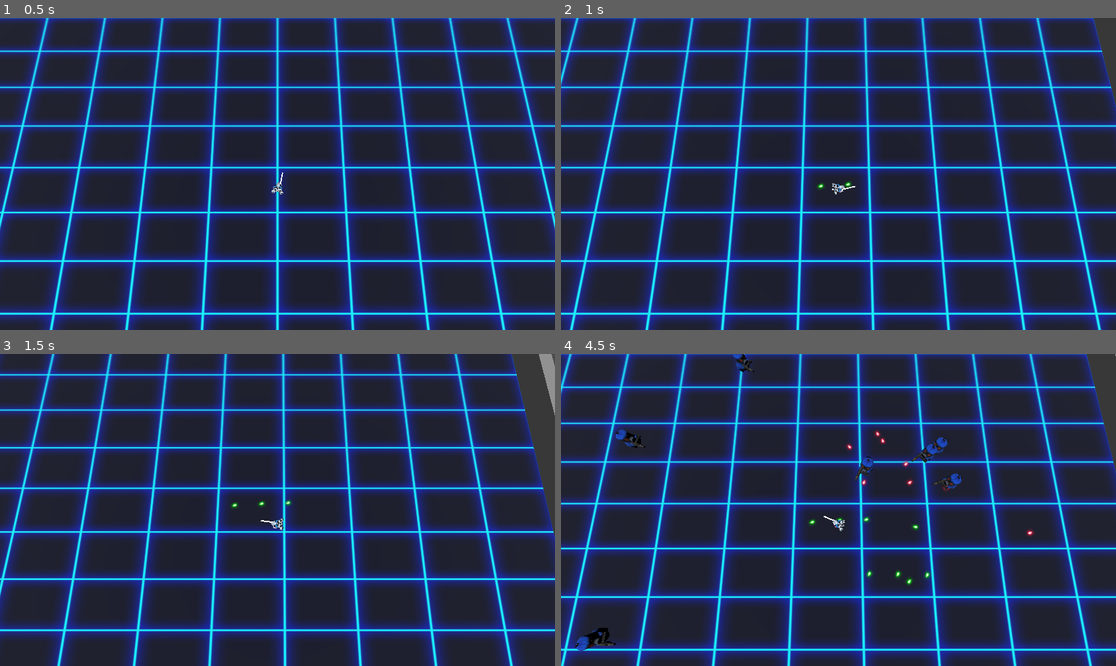
Above: before the commit, frames 1-4 (two rows, left to right).
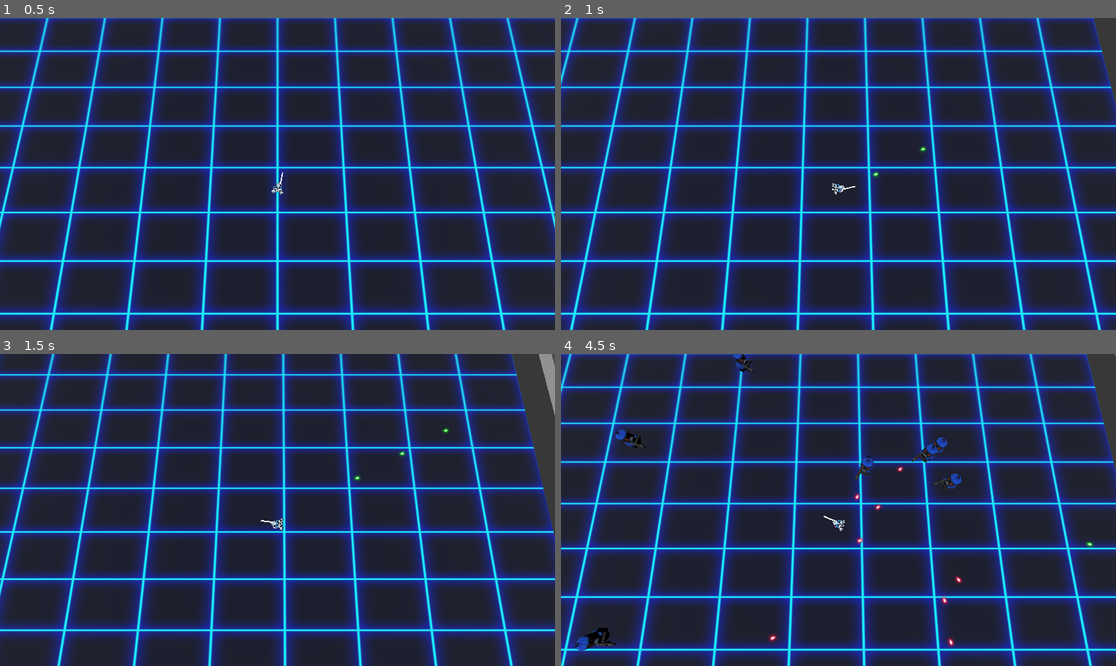
Above: after the commit, the same moments.

Repository: DarkAngelZT/Shooter-DPPO
Game: Godot game, scene res://scene/main_scene.tscn
Same seed, same stepped clock (60 frames per second), same inputs: the game is played once before the commit and once after it.
Inputs (mouse positions are in pixels of both pictures, inside the frame that each line leads up to):
- Up to frame 1 (0.5 s): no input
- Up to frame 2 (1 s): move the mouse to (960, 158) at 0.52 s; press the mouse at (960, 158) at 0.53 s; hold D (move_right) from 0.53 s (still down)
- Up to frame 3 (1.5 s): move the mouse to (166, 525) at 1.27 s; release D (move_right) at 1.28 s; release the mouse at (166, 525) at 1.28 s; hold S (move_back) from 1.28 s (still down); click (166, 525) at 1.35 s
- Up to frame 4 (4.5 s): move the mouse to (894, 441) at 2.02 s; release S (move_back) at 2.03 s; press the mouse at (894, 441) at 2.03 s; hold D (move_right) 2.03-2.78 s; tap Mouse wheel down (zoom_in) at 2.1 s; move the mouse to (810, 572) at 2.77 s; release the mouse at (810, 572) at 2.78 s; hold W (move_forward) 2.78-3.53 s; tap Mouse wheel up (zoom_out) at 2.85 s; click (810, 572) at 3.05 s; move the mouse to (1005, 556) at 3.52 s; hold Z 3.53-4.28 s; hold A (move_left) from 3.53 s (still down); click (1005, 556) at 3.8 s; move the mouse to (672, 463) at 4.27 s; tap X at 4.35 s

Frame 1 is identical in both runs. In frame 2, less than 0.1% of the frame differs, in the area x 46-66%, y 40-55%; in frame 3, 0.1%; in frame 4, 0.6%, in the area x 37-96%, y 24-94%.
Error before the commit: Invalid access to property or key 'bullet_speed' on a base object of type 'Resource (GameSettings)'. (res://scripts/Bullet.gd:14)

Commit message:
read bullet speed

Diff:
--- a/assets/nodes/minion_01.tscn
+++ b/assets/nodes/minion_01.tscn
@@ -44,8 +44,9 @@
 time_horizon_obstacles = 0.1
 max_speed = 5.0
 
-[node name="BehaviourTree" parent="." node_paths=PackedStringArray("blackboard") instance=ExtResource("5_bh4oe")]
+[node name="BehaviourTree" parent="." node_paths=PackedStringArray("blackboard", "actor") instance=ExtResource("5_bh4oe")]
 blackboard = NodePath("../Blackboard")
+actor = NodePath("..")
 
 [node name="Blackboard" type="Node" parent="."]
 script = ExtResource("5_jgn37")
--- a/assets/nodes/player.tscn
+++ b/assets/nodes/player.tscn
@@ -22,17 +22,17 @@
 transform = Transform3D(-1, 0, -8.74228e-08, 0, 1, 0, 8.74228e-08, 0, -1, 0, 0, 0)
 
 [node name="Skeleton3D" parent="GDbotSkin/gdbot/Armature" index="0"]
-bones/2/position = Vector3(0.019162, -1.6752e-09, 0.531469)
-bones/2/rotation = Quaternion(0.064279, 0.705233, 0.704179, 0.0514483)
-bones/3/rotation = Quaternion(1, 8.49333e-12, -7.92225e-08, -2.92975e-11)
-bones/4/rotation = Quaternion(-0.057723, -0.262648, -0.095363, 0.958431)
-bones/5/rotation = Quaternion(0.117534, 6.18699e-08, -2.19889e-08, 0.993069)
-bones/7/rotation = Quaternion(-0.12475, 0.0855993, 0.0634892, 0.986448)
-bones/8/rotation = Quaternion(0.24429, -5.95446e-08, 8.07916e-08, 0.969702)
-bones/10/rotation = Quaternion(-0.55557, -0.421721, -0.447845, 0.559399)
-bones/11/rotation = Quaternion(4.11465e-10, 2.21883e-08, -0.00176308, 0.999999)
+bones/2/position = Vector3(-0.00544111, 4.75677e-10, 0.525791)
+bones/2/rotation = Quaternion(-0.0345709, 0.706567, 0.70626, -0.0276606)
+bones/3/rotation = Quaternion(1, -1.90022e-10, -7.73607e-08, 7.48823e-12)
+bones/4/rotation = Quaternion(-0.208271, -0.112423, -0.0727769, 0.968859)
+bones/5/rotation = Quaternion(0.282438, 4.82414e-08, -7.98993e-08, 0.959286)
+bones/7/rotation = Quaternion(-0.04743, 0.233022, 0.0975044, 0.966408)
+bones/8/rotation = Quaternion(0.198423, -3.42144e-08, 6.39747e-08, 0.980116)
+bones/10/rotation = Quaternion(-0.5072, -0.511523, -0.474529, 0.505881)
+bones/11/rotation = Quaternion(-6.74028e-09, 2.22092e-08, -0.210063, 0.977688)
 bones/13/rotation = Quaternion(0.0819346, 1.62373e-07, 6.18589e-09, 0.996638)
-bones/14/rotation = Quaternion(-0.0819251, 0.00124329, 0.0151231, 0.996523)
+bones/14/rotation = Quaternion(-0.0819166, -0.0017174, -0.0208901, 0.996419)
 bones/16/rotation = Quaternion(-0.362118, -0.311101, -0.735239, -0.481156)
 bones/17/rotation = Quaternion(-0.0469922, -0.00499917, -0.077987, 0.995834)
 bones/19/rotation = Quaternion(-0.391114, -0.0079801, -0.00129221, 0.920307)
@@ -45,11 +45,11 @@
 bones/26/rotation = Quaternion(-0.277506, -2.58292e-09, -9.82245e-08, 0.960724)
 bones/27/rotation = Quaternion(-0.293954, 0.794438, -0.105766, 0.520838)
 bones/28/rotation = Quaternion(-0.277506, -3.63708e-07, -5.31396e-07, 0.960724)
-bones/29/rotation = Quaternion(-0.632738, -0.242517, -0.702192, 0.21853)
-bones/30/rotation = Quaternion(-1.45786e-08, 3.01495e-08, -0.454697, 0.890646)
-bones/32/rotation = Quaternion(0.0227332, -0.04672, -0.436942, 0.897988)
-bones/33/rotation = Quaternion(-0.504805, 0.511277, 0.479524, 0.503809)
-bones/34/rotation = Quaternion(4.45644e-09, 6.07873e-09, 0.350871, 0.936424)
+bones/29/rotation = Quaternion(-0.699732, -0.21442, -0.639857, 0.234485)
+bones/30/rotation = Quaternion(-1.75818e-08, 8.73362e-09, -0.392256, 0.919856)
+bones/32/rotation = Quaternion(-0.0199051, 0.0399696, -0.445342, 0.894247)
+bones/33/rotation = Quaternion(-0.533188, 0.470898, 0.459149, 0.532117)
+bones/34/rotation = Quaternion(6.36639e-11, 5.12601e-09, 0.00175514, 0.999999)
 bones/37/rotation = Quaternion(-0.646856, -0.0339925, 0.761831, 0.00599861)
 bones/38/rotation = Quaternion(0.126977, -0.010998, 0.77186, 0.622887)
 bones/40/rotation = Quaternion(-0.391114, 0.00798011, 0.00129221, 0.920307)
@@ -62,15 +62,15 @@
 bones/47/rotation = Quaternion(-0.277506, -2.36655e-08, 1.00422e-07, 0.960724)
 bones/48/rotation = Quaternion(-0.293954, -0.794438, 0.105766, 0.520838)
 bones/49/rotation = Quaternion(-0.277506, 3.69605e-07, 5.06519e-07, 0.960724)
-bones/50/rotation = Quaternion(-0.715802, 0.213197, 0.617299, 0.247217)
-bones/51/rotation = Quaternion(2.05626e-08, -3.30479e-09, 0.373084, 0.927798)
-bones/53/rotation = Quaternion(-0.0322415, -0.0662611, 0.436343, 0.896758)
+bones/50/rotation = Quaternion(-0.654941, 0.229761, 0.685634, 0.219475)
+bones/51/rotation = Quaternion(-6.8079e-09, 2.19525e-08, 0.436117, 0.89989)
+bones/53/rotation = Quaternion(0.0102038, 0.0204895, 0.445669, 0.894905)
 bones/54/rotation = Quaternion(0, 0, 0.147009, 0.989135)
 bones/58/rotation = Quaternion(0, 0, -0.15168, 0.98843)
-bones/59/position = Vector3(-1.26871e-08, -4.31796e-09, 4.78622e-08)
+bones/59/position = Vector3(-6.12445e-08, 2.4956e-08, 2.42518e-07)
 
 [node name="BoneAttachment3D" parent="GDbotSkin/gdbot/Armature/Skeleton3D" index="1"]
-transform = Transform3D(-0.149415, -0.153741, -0.976749, -0.978789, 0.163036, 0.124065, 0.140172, 0.974568, -0.17484, -0.198071, 0.607998, -0.0383839)
+transform = Transform3D(-0.136538, 0.0985246, -0.985723, -0.974618, 0.164847, 0.151477, 0.177418, 0.981386, 0.0735158, -0.175222, 0.607336, 0.00706367)
 
 [node name="gun" parent="GDbotSkin/gdbot/Armature/Skeleton3D/BoneAttachment3D" index="0"]
 transform = Transform3D(-0.000458419, -0.00193781, 0.000186421, 0.000108882, 0.000165699, 0.00199015, -0.00194371, 0.00046631, 6.7516e-05, -0.00420558, 0.51087, -0.0439621)
--- a/scripts/Bullet.gd
+++ b/scripts/Bullet.gd
@@ -11,7 +11,6 @@
 var space_state
 # Called when the node enters the scene tree for the first time.
 func _ready():
-	speed = GameManager.instance.game_settings.bullet_speed
 	space_state = get_world_3d().direct_space_state
 
 func _physics_process(delta):
--- a/scripts/CharacterBase.gd
+++ b/scripts/CharacterBase.gd
@@ -48,6 +48,8 @@
 		bullet.basis = basis
 		bullet.direction = -global_basis.z
 
+		bullet.speed = get_bullet_speed()
+
 		bullet.hit.connect(on_bullet_hit)
 		GameManager.instance.root.add_child(bullet)
 		set_can_shoot(false)
@@ -66,3 +68,6 @@
 	if health<=0:
 		is_dead = true
 		die()
+
+func get_bullet_speed()->float:
+	return 0
--- a/scripts/Mob.gd
+++ b/scripts/Mob.gd
@@ -92,3 +92,6 @@
 		return d <= attack_range
 	else:
 		return false
+
+func get_bullet_speed()->float:
+	return GameManager.instance.game_settings.bullet_speed_monster
--- a/scripts/Player.gd
+++ b/scripts/Player.gd
@@ -52,3 +52,6 @@
 func on_bullet_hit(other):
 	if other is Mob:
 		other.take_damage(damage)
+
+func get_bullet_speed()->float:
+	return GameManager.instance.game_settings.bullet_speed_player
